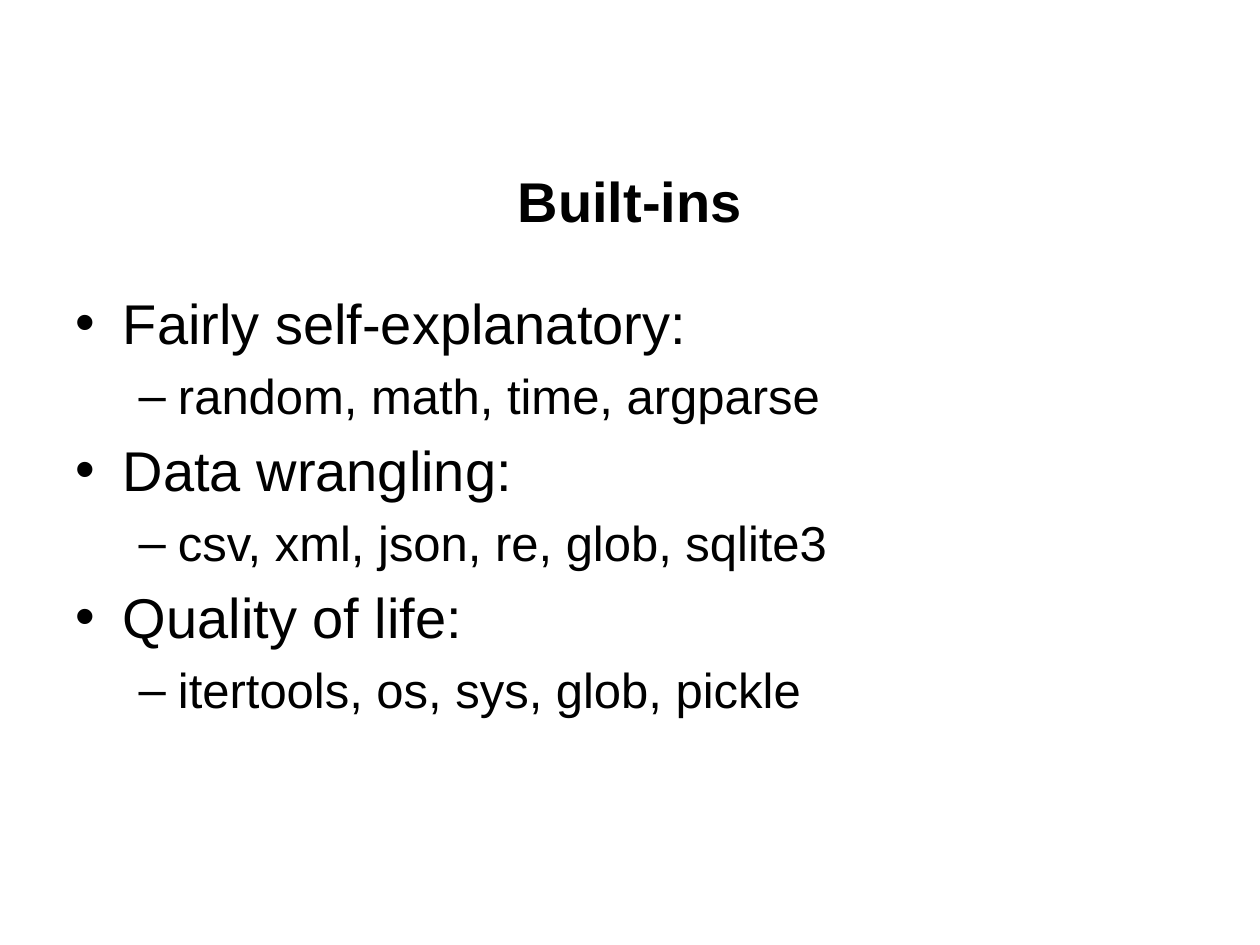
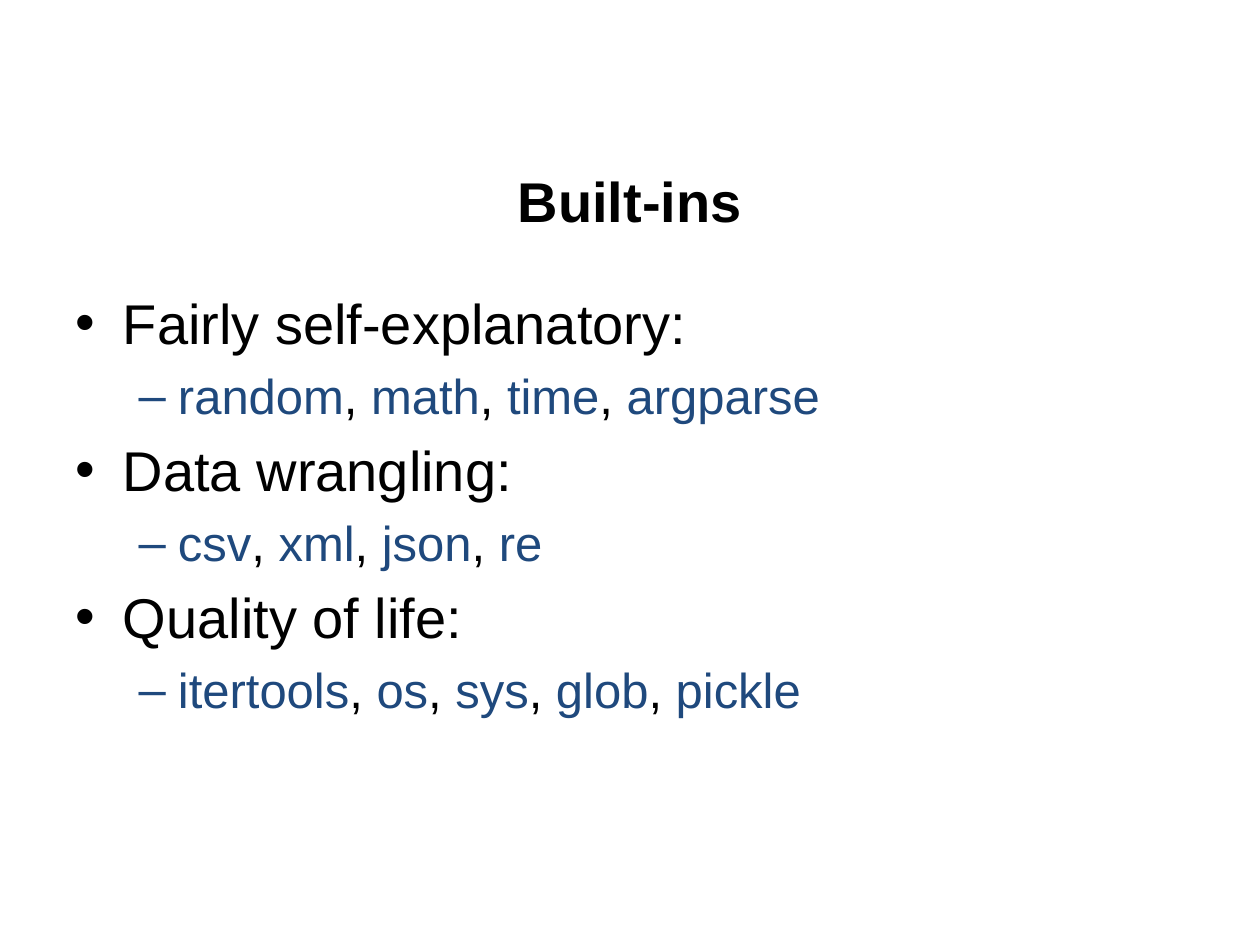
Before and after one commit to jgerity/talks, a slide deck: slide 3 of 2016/computing_workgroup/python_modules/python_scientific_modules.pptx. Drawn at 1260x945 pixels with LibreOffice and Linux fonts; fonts in the diff are those of the drawing; background and template pictures are left out. Boxes give left, top, right and bottom in pixels: in the first picture for what was removed or moved away, otherwise in the second. Text is boxed around its words. In the diff, an @@ line names an element or a change of style, - is before the commit and + after.

```diff
--- a/2016/computing_workgroup/python_modules/python_scientific_modules.pptx
+++ b/2016/computing_workgroup/python_modules/python_scientific_modules.pptx
@@ text at bbox=[178, 378, 820, 718]: text colour #000000 to #1F497D in "random, math, time, argparse", "itertools, os, sys, glob, pickle" @@
@@ text at bbox=[178, 525, 543, 571]: text changed; text colour #000000 to #1F497D @@
-  – csv, xml, json, re, glob, sqlite3
+  – csv, xml, json, re
```
Also in this commit, not shown: 6 other slides changed, 11 slides added, 2 slides removed.
